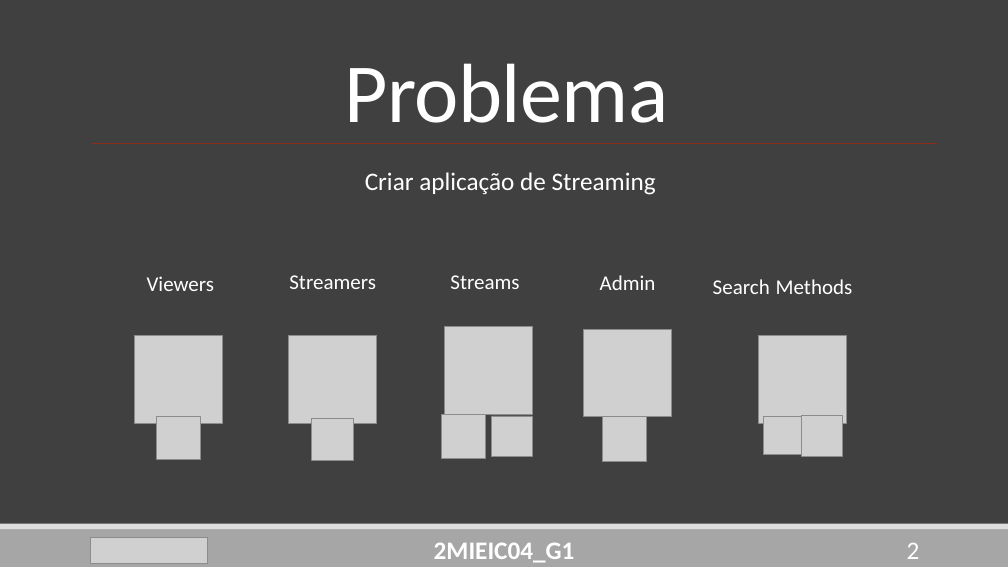
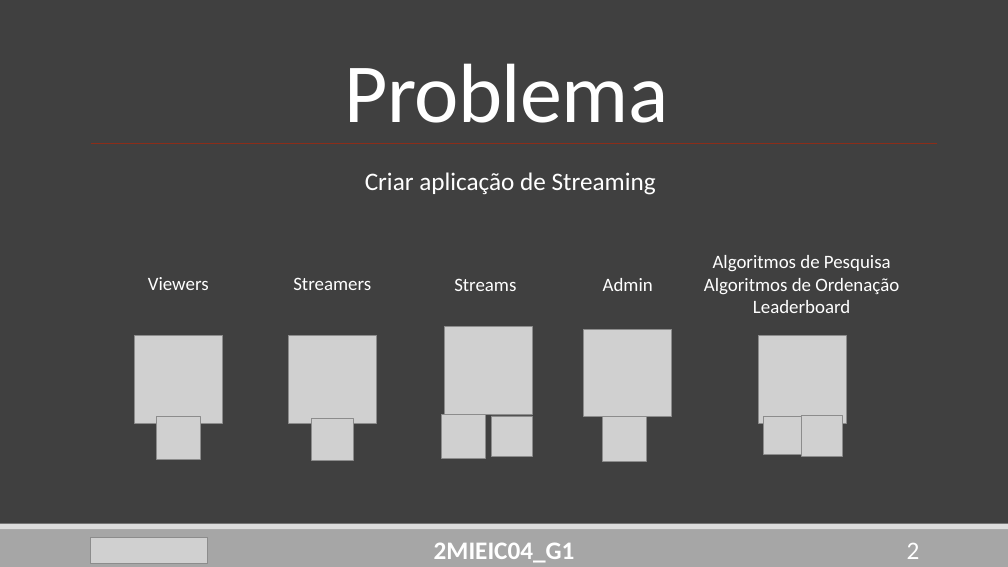
Before and after one commit to DoStini/FEUP-AEDA-proj, a slide deck: slide 2 of StreamZ_Apresentation4.pptx. Drawn at 1008x567 pixels with LibreOffice and Linux fonts; fonts in the diff are those of the drawing; grey boxes stand for pictures. Boxes give left, top, right and bottom in pixels: in the first picture for what was removed or moved away, otherwise in the second. Text is boxed around its words. In the diff, an @@ line names an element or a change of style, - is before the commit and + after.

```diff
--- a/StreamZ_Apresentation4.pptx
+++ b/StreamZ_Apresentation4.pptx
@@ size 20 to 18 pt in 4 elements at bbox=[603, 278, 653, 291], bbox=[148, 277, 209, 290], bbox=[293, 277, 371, 290], bbox=[454, 278, 516, 291] @@
@@ text at bbox=[704, 255, 899, 313]: text changed; size 20 to 18 pt @@
-Search Methods
+Algoritmos de Pesquisa
+Algoritmos de Ordenação
+Leaderboard
```
Also in this commit, not shown: 1 other slide changed, 1 slide added.
